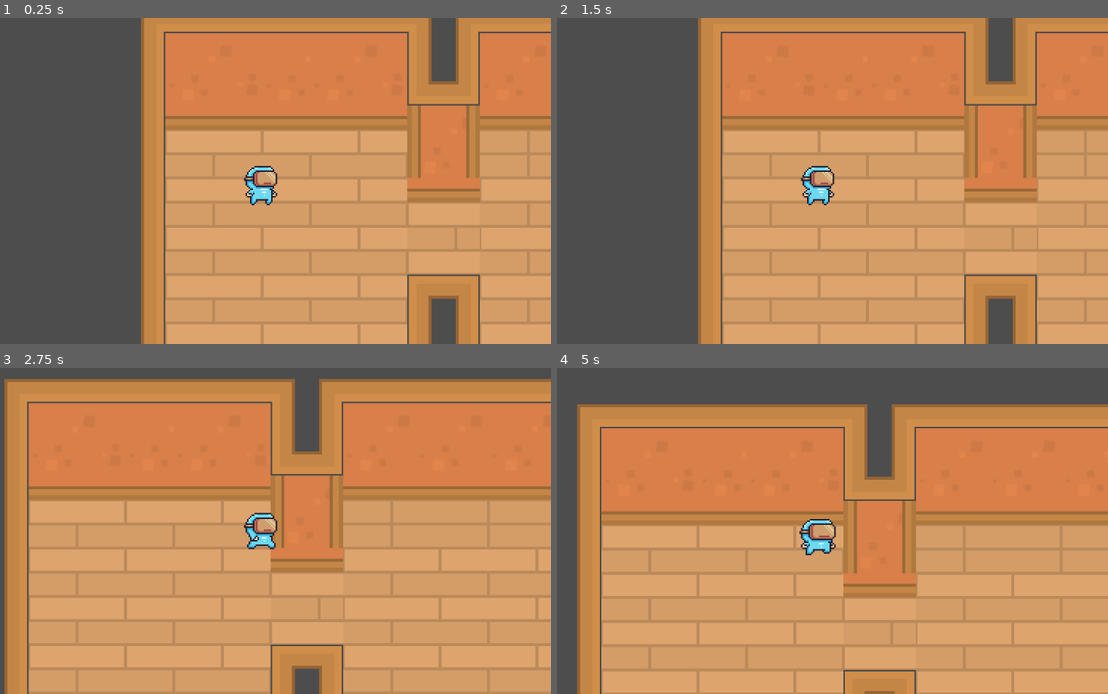
Above: before the commit, frames 1-4 (two rows, left to right).
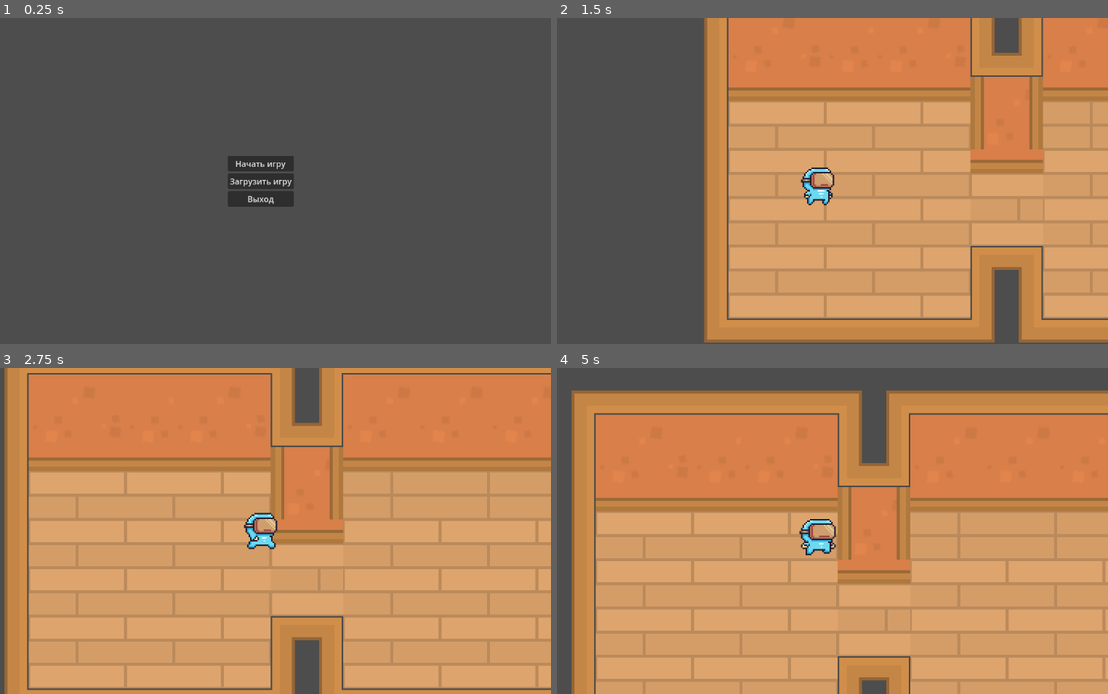
Above: after the commit, the same moments.

Repository: Norman1994/hellhouse
Game: Godot game, scene res://levels/main_menu.tscn
Two runs of this game, one before a commit and one after it. Both use one fixed random seed, a clock stepped at 60 frames per second and the inputs below. Before the commit the project starts from res://levels/first_floor.tscn.
Inputs (mouse positions are in pixels of both pictures, inside the frame that each line leads up to):
- Up to frame 1 (0.25 s): no input
- Up to frame 2 (1.5 s): click (815, 181) at 0.5 s, where only the run after the commit has a clickable "Загрузить игру"; click (815, 164) at 1.25 s, where only the run after the commit has a clickable "Начать игру"
- Up to frame 3 (2.75 s): hold Right (ui_right) from 2.03 s (still down); tap Up (ui_up) at 2.27 s
- Up to frame 4 (5 s): tap Up (ui_up) at 3.02, 4.52 s; release Right (ui_right) at 3.53 s; hold Left (ui_left) 3.53-4.28 s; hold Right (ui_right) from 4.28 s (still down)

The runs differ from the first frame. In frame 1, 72% of the frame differs, in the area x 25-100%, y 0-100%; in frame 2, 28%; in frame 3, 30%; in frame 4, 28%.

Commit message:
Реализован выход из уровня

Diff:
--- a/assets/exit_door/exit_door.tscn
+++ b/assets/exit_door/exit_door.tscn
@@ -6,35 +6,47 @@
 [ext_resource type="AudioStream" uid="uid://c4k6dew4ii3ip" path="res://sounds/dooropen1.mp3" id="4_qtd1p"]
 
 [sub_resource type="RectangleShape2D" id="RectangleShape2D_4l5gw"]
-size = Vector2(22, 32)
+size = Vector2(22, 37)
 
 [sub_resource type="RectangleShape2D" id="RectangleShape2D_wcau0"]
 size = Vector2(46, 60)
 
 [node name="ExitDoor" type="Node2D"]
 script = ExtResource("1_4l5gw")
+next_scene = "res://levels/main_menu.tscn"
+need_key = true
 
 [node name="CloseDoor" type="Sprite2D" parent="."]
 scale = Vector2(0.082, 0.082)
 texture = ExtResource("1_wcau0")
+metadata/_edit_lock_ = true
 
 [node name="OpenDoor" type="Sprite2D" parent="."]
 visible = false
 position = Vector2(-2.496, -0.501999)
 scale = Vector2(0.0800625, 0.0683516)
 texture = ExtResource("2_ocmsr")
+metadata/_edit_lock_ = true
 
 [node name="ToNextLevel" type="Area2D" parent="."]
+metadata/_edit_lock_ = true
 
 [node name="CollisionShape2D" type="CollisionShape2D" parent="ToNextLevel"]
-position = Vector2(0, -1)
+position = Vector2(0, 1.5)
 shape = SubResource("RectangleShape2D_4l5gw")
 
 [node name="AnimationArea" type="Area2D" parent="."]
+scale = Vector2(1.24, 1.2)
+metadata/_edit_lock_ = true
 
 [node name="CollisionShape2D" type="CollisionShape2D" parent="AnimationArea"]
 position = Vector2(-1, 10)
+scale = Vector2(3.80645, 1.76667)
 shape = SubResource("RectangleShape2D_wcau0")
 
 [node name="DoorSound" type="AudioStreamPlayer2D" parent="."]
 stream = ExtResource("4_qtd1p")
+
+[connection signal="body_entered" from="ToNextLevel" to="." method="_on_to_next_level_body_entered"]
+[connection signal="body_entered" from="AnimationArea" to="." method="_on_animation_area_body_entered"]
+[connection signal="body_exited" from="AnimationArea" to="." method="_on_animation_area_body_exited"]
--- /dev/null
+++ b/assets/items/exit_key.tscn
@@ -0,0 +1,27 @@
+[gd_scene load_steps=5 format=3 uid="uid://dyd13kybmuc18"]
+
+[ext_resource type="Script" uid="uid://6nmub2myl18n" path="res://scripts/item.gd" id="1_wurft"]
+[ext_resource type="Texture2D" uid="uid://j8qrhyrtuc8n" path="res://res/Keys/2px/11b.png" id="2_nlvpj"]
+
+[sub_resource type="CircleShape2D" id="CircleShape2D_jymlf"]
+
+[sub_resource type="SpriteFrames" id="SpriteFrames_5pb50"]
+animations = [{
+"frames": [{
+"duration": 1.0,
+"texture": ExtResource("2_nlvpj")
+}],
+"loop": true,
+"name": &"default",
+"speed": 5.0
+}]
+
+[node name="ExitKey" type="Area2D"]
+script = ExtResource("1_wurft")
+type = 1
+
+[node name="CollisionShape2D" type="CollisionShape2D" parent="."]
+shape = SubResource("CircleShape2D_jymlf")
+
+[node name="AnimatedSprite2D" type="AnimatedSprite2D" parent="."]
+sprite_frames = SubResource("SpriteFrames_5pb50")
--- a/assets/player/main_hero.tscn
+++ b/assets/player/main_hero.tscn
@@ -182,8 +182,10 @@
 "speed": 20.0
 }]
 
+[sub_resource type="CircleShape2D" id="CircleShape2D_jmu5w"]
+radius = 19.0263
+
 [node name="MainHero" type="CharacterBody2D"]
-collision_layer = 0
 collision_mask = 16
 script = ExtResource("1_jmu5w")
 
@@ -200,3 +202,10 @@
 
 [node name="Camera2D" type="Camera2D" parent="."]
 zoom = Vector2(3, 3)
+
+[node name="PickupArea" type="Area2D" parent="."]
+
+[node name="CollisionShape2D" type="CollisionShape2D" parent="PickupArea"]
+shape = SubResource("CircleShape2D_jmu5w")
+
+[connection signal="area_entered" from="PickupArea" to="." method="_on_pickup_area_area_entered"]
--- a/levels/first_floor.tscn
+++ b/levels/first_floor.tscn
@@ -1,7 +1,9 @@
-[gd_scene load_steps=7 format=3 uid="uid://dx2u8ku51wkar"]
+[gd_scene load_steps=9 format=3 uid="uid://dx2u8ku51wkar"]
 
 [ext_resource type="Texture2D" uid="uid://d1hjjtkqi3yjg" path="res://res/Terrain/Tilesheet/tilesheet_complete.png" id="1_wbho8"]
+[ext_resource type="PackedScene" uid="uid://r1mx54dnhplj" path="res://assets/exit_door/exit_door.tscn" id="3_62mp4"]
 [ext_resource type="PackedScene" uid="uid://dpu6jxh3hufjg" path="res://assets/player/main_hero.tscn" id="3_hmcaf"]
+[ext_resource type="PackedScene" uid="uid://dyd13kybmuc18" path="res://assets/items/exit_key.tscn" id="4_hmcaf"]
 
 [sub_resource type="TileSetAtlasSource" id="TileSetAtlasSource_85io5"]
 texture = ExtResource("1_wbho8")
@@ -15138,5 +15140,13 @@
 format = 2
 layer_0/tile_data = PackedInt32Array(2621448, 3670017, 12, 2686984, 3670017, 13, 2752520, 3670017, 14, 2818056, 3670017 …(19406 unchanged characters)…
 
+[node name="ExitDoor" parent="." instance=ExtResource("3_62mp4")]
+position = Vector2(461, -47)
+
 [node name="MainHero" parent="." instance=ExtResource("3_hmcaf")]
-position = Vector2(191, 594)
+position = Vector2(187, 613)
+scale = Vector2(1.00226, 1)
+
+[node name="ExitKey" parent="." instance=ExtResource("4_hmcaf")]
+position = Vector2(203, 289)
+scale = Vector2(1.49133, 1.37078)
--- /dev/null
+++ b/levels/main_menu.tscn
@@ -0,0 +1,37 @@
+[gd_scene load_steps=2 format=3 uid="uid://44qahef3w470"]
+
+[ext_resource type="Script" uid="uid://5x2ph3w00xbb" path="res://scripts/start_button.gd" id="1_0ettg"]
+
+[node name="MainMenu" type="CanvasLayer"]
+
+[node name="MarginContainer" type="MarginContainer" parent="."]
+anchors_preset = 8
+anchor_left = 0.5
+anchor_top = 0.5
+anchor_right = 0.5
+anchor_bottom = 0.5
+offset_left = -20.0
+offset_top = -20.0
+offset_right = 20.0
+offset_bottom = 20.0
+grow_horizontal = 2
+grow_vertical = 2
+
+[node name="VBoxContainer" type="VBoxContainer" parent="MarginContainer"]
+layout_mode = 2
+
+[node name="StartButton" type="Button" parent="MarginContainer/VBoxContainer"]
+layout_mode = 2
+text = "Начать игру"
+script = ExtResource("1_0ettg")
+
+[node name="LoadButton" type="Button" parent="MarginContainer/VBoxContainer"]
+layout_mode = 2
+text = "Загрузить игру"
+
+[node name="ExitButton" type="Button" parent="MarginContainer/VBoxContainer"]
+layout_mode = 2
+text = "Выход"
+
+[connection signal="pressed" from="MarginContainer/VBoxContainer/StartButton" to="MarginContainer/VBoxContainer/StartButton" method="_on_pressed"]
+[connection signal="pressed" from="MarginContainer/VBoxContainer/ExitButton" to="MarginContainer/VBoxContainer/StartButton" method="_on_exit_button_pressed"]
--- a/project.godot
+++ b/project.godot
@@ -11,7 +11,7 @@
 [application]
 
 config/name="HellHouse"
-run/main_scene="uid://dx2u8ku51wkar"
+run/main_scene="uid://44qahef3w470"
 config/features=PackedStringArray("4.4", "Forward Plus")
 config/icon="res://icon.svg"
 
--- a/scripts/exit_door.gd
+++ b/scripts/exit_door.gd
@@ -1,11 +1,38 @@
 extends Node2D
 
+@export var next_scene : String
+@export var need_key : bool = false
 
 # Called when the node enters the scene tree for the first time.
 func _ready() -> void:
-	pass # Replace with function body.
-
+	pass
 
 # Called every frame. 'delta' is the elapsed time since the previous frame.
 func _process(delta: float) -> void:
 	pass
+#
+func change_scene():
+	get_tree().change_scene_to_file("res://levels/main_menu.tscn")
+
+func _on_animation_area_body_exited(body: Node2D) -> void:
+	if body.name != "MainHero":
+		return
+	$OpenDoor.hide()
+
+func _on_to_next_level_body_entered(body: Node2D) -> void:
+	print_debug("ХУУУУУУУУУУУУУУЙ")
+	if body.name != "MainHero":
+		return
+	if need_key:
+		if body.has_key:
+			call_deferred("change_scene")
+
+func _on_animation_area_body_entered(body: Node2D) -> void:
+	if body.name != "MainHero":
+		return
+
+	if need_key:
+		print_debug("I'M HERE!!!!")
+		if body.has_key:
+			$OpenDoor.show()
+			$DoorSound.play()
--- a/scripts/item.gd
+++ b/scripts/item.gd
@@ -24,7 +24,7 @@
 	tween_two.tween_property($AnimatedSprite2D, "self_modulate:a", 0.0, 0.7)
 
 	#GlobalVars.score += 1
-	$TakeSound.play()
+#	$TakeSound.play()
 
 	#if (GlobalVars.score > GlobalVars.hi_score):
 	#	GlobalVars.hi_score = GlobalVars.score
@@ -36,6 +36,7 @@
 		type_enum.ITEM_FRUIT:
 			pass
 		type_enum.ITEM_KEY:
+			print_debug("HELLO")
 			body.has_key = true
 			print_debug(body.has_key)
 		type_enum.ITEM_BONUS:
--- a/scripts/main_hero.gd
+++ b/scripts/main_hero.gd
@@ -1,6 +1,7 @@
 extends CharacterBody2D
 
 
+var has_key : bool = false
 const SPEED = 200.0
 const JUMP_VELOCITY = -400.0
 @onready var anim: AnimatedSprite2D = $AnimatedSprite2D;
@@ -39,3 +40,8 @@
 		anim.play("Run")
 	else:
 		anim.play("Idle")
+
+
+func _on_pickup_area_area_entered(area: Area2D) -> void:
+	if area.has_method("on_pickup"):
+		area.on_pickup(self)
--- /dev/null
+++ b/scripts/start_button.gd
@@ -0,0 +1,9 @@
+extends Button
+
+
+func _on_pressed() -> void:
+	get_tree().change_scene_to_file("res://levels/first_floor.tscn")
+
+
+func _on_exit_button_pressed() -> void:
+	get_tree().quit()
Not shown: 1 places in assets/player/main_hero.tscn that only renumber resources
Not shown, added: scripts/start_button.gd.uid
